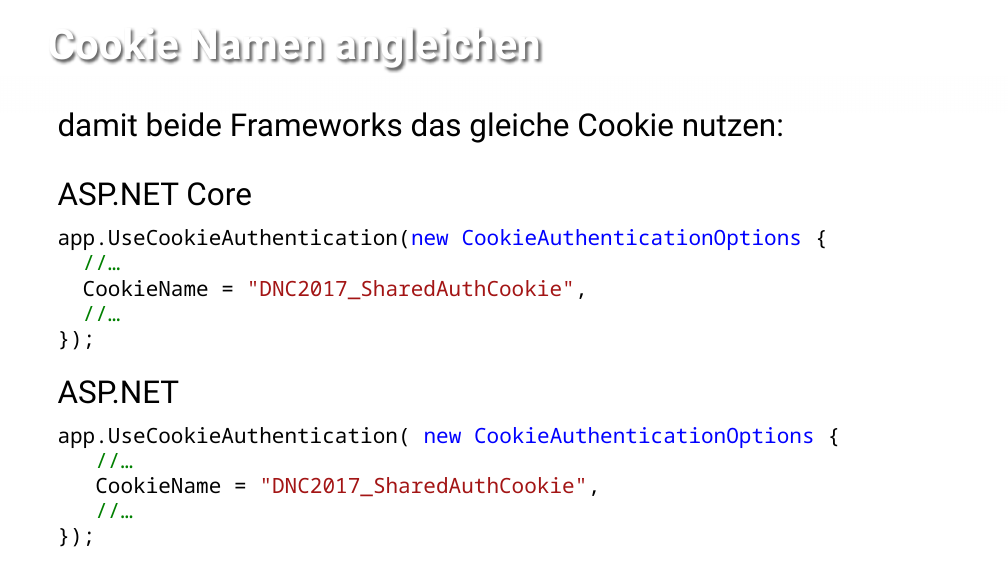
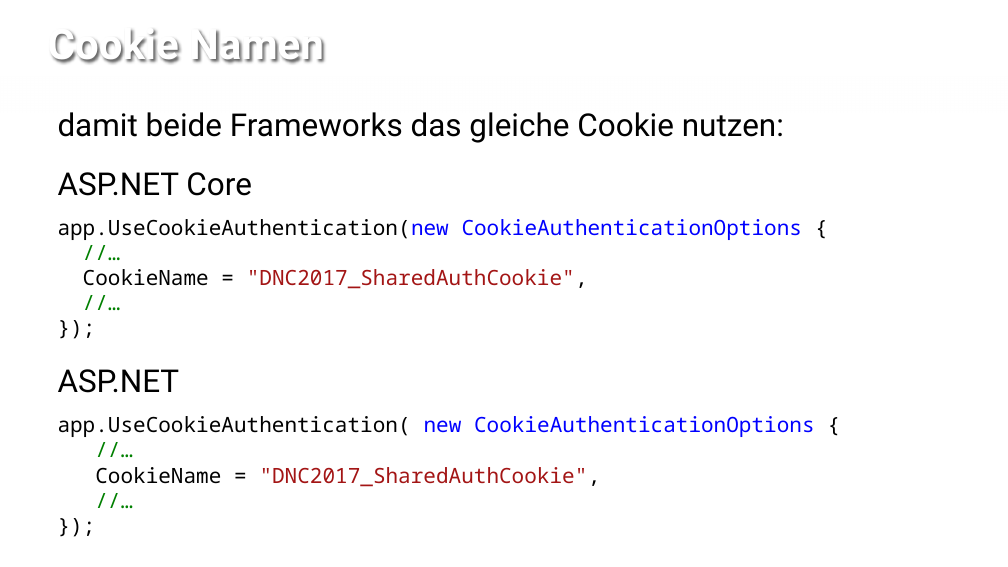
Before and after one commit to rlfkrl/NetCologne2017, a slide deck: slide 9 of slides/open id connect - share cookies.pptx. Drawn at 1008x567 pixels with LibreOffice and Linux fonts; fonts in the diff are those of the drawing; background and template pictures are left out. Boxes give left, top, right and bottom in pixels: in the first picture for what was removed or moved away, otherwise in the second. Text is boxed around its words. In the diff, an @@ line names an element or a change of style, - is before the commit and + after.

```diff
--- a/slides/open id connect - share cookies.pptx
+++ b/slides/open id connect - share cookies.pptx
@@ title at box(48, 29, 324, 64): text changed @@
-Cookie Namen angleichen
+Cookie Namen
@@ text at box(58, 172, 803, 289): less space between paragraphs @@
```
Also in this commit, not shown: 8 other slides changed, 1 slide added.
